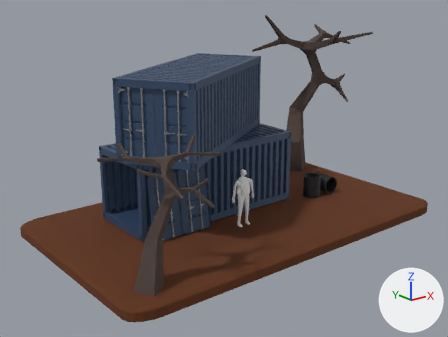
What one commit did to the Blender file Final_Project_Github.blend.
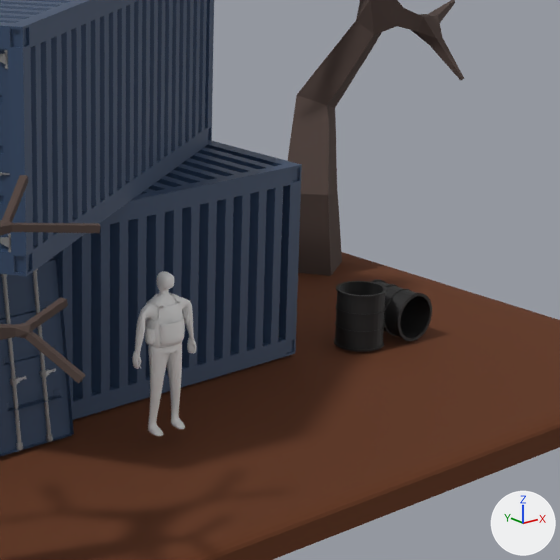
There are two pictures of each version: one whole from a 50 mm lens placed at (-9.7, -13.2, 6.16), pointed at (0.4, -0.57, 1.11), one close up on the part from 41% to 85% of the width and 22% to 80% of the height. The lights are fixed; the arrows at lower right show +X, +Y and +Z.

Script lines for the objects in view, before the commit:
```python
ob_character = bpy.data.objects.new('Character', me_cube_016)
ob_character.location = (-0.03, -1.9, 0.0)
ob_character.scale = (0.187, 0.187, 0.187)
ob_cube = bpy.data.objects.new('Cube', me_cube)
ob_cube.location = (0.0, 0.0, 0.9)
ob_vest = bpy.data.objects.new('Vest', me_cube_018)
ob_vest.location = (-0.03, -1.9, 1.02)
ob_vest.scale = (0.199, 0.234, 0.243)
ob_vest_pocketl = bpy.data.objects.new('Vest PocketL', me_cube_019)
ob_vest_pocketl.location = (0.17, -1.89, 1.02)
ob_vest_pocketl.rotation_euler = (0.0, 0.0, 1.544)  # degrees (0, 0, 88)
ob_vest_pocketl.scale = (0.234, 0.234, 0.243)
ob_vestpocketr = bpy.data.objects.new('VestPocketR', me_cube_020)
ob_vestpocketr.location = (-0.24, -1.9, 1.01)
ob_vestpocketr.rotation_euler = (0.0, 0.0, -1.571)  # degrees (0, 0, -90)
ob_vestpocketr.scale = (0.234, 0.234, 0.243)
# also in view: 'Cube.002' at (0.0, -0.95, 0.9); 'Cylinder.004' at (3.77, -1.18, 0.15); 'Cylinder' at (3.24, -1.19, 0.2); 'Cube.006' at (-1.46, -1.15, 0.72); 'Plane.001' at (0.63, -0.75, -0.27)
```
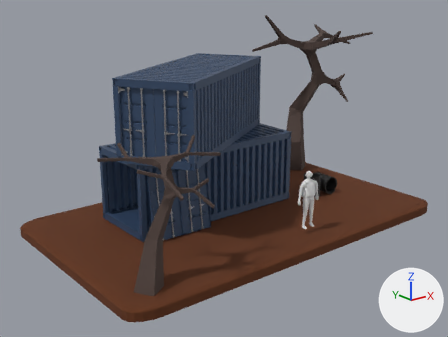
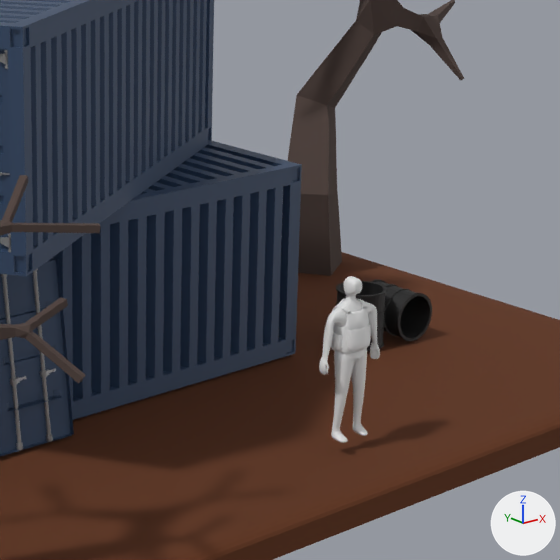
Location of each change, [x1, y1, x2, y2] in pixels of the close-ups (560 x 560 px):
```json
{"object": "Character", "change": "moved", "before": [132, 271, 196, 436], "after": [319, 276, 380, 443]}
{"object": "Vest", "change": "moved", "before": [145, 293, 185, 348], "after": [331, 298, 371, 354]}
{"object": "VestPocketR", "change": "moved", "before": [145, 327, 155, 344], "after": [332, 332, 342, 350]}
{"object": "Cylinder", "change": "unchanged, covered by the edit", "before": [334, 281, 387, 351], "after": [336, 281, 387, 351]}
```

Scene script edits in JSON lines:
```json
{"op": "set", "path": "ob_character.location", "old": "(-0.03, -1.9, 0.0)", "new": "(1.15, -3.04, 0.0)"}
{"op": "set", "path": "ob_vest.location", "old": "(-0.03, -1.9, 1.02)", "new": "(1.15, -3.04, 1.02)"}
{"op": "set", "path": "ob_vest_pocketl.location", "old": "(0.17, -1.89, 1.02)", "new": "(1.36, -3.02, 1.02)"}
{"op": "set", "path": "ob_vestpocketr.location", "old": "(-0.24, -1.9, 1.01)", "new": "(0.94, -3.03, 1.01)"}
```
